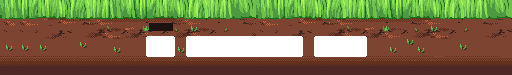
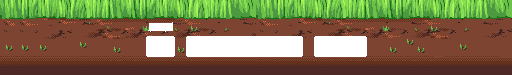
Two versions of the same layered image (512px x 75px). Layer-by-layer changes:
painted on "Layer 1" over [left=148, top=22, right=173, bottom=32]
